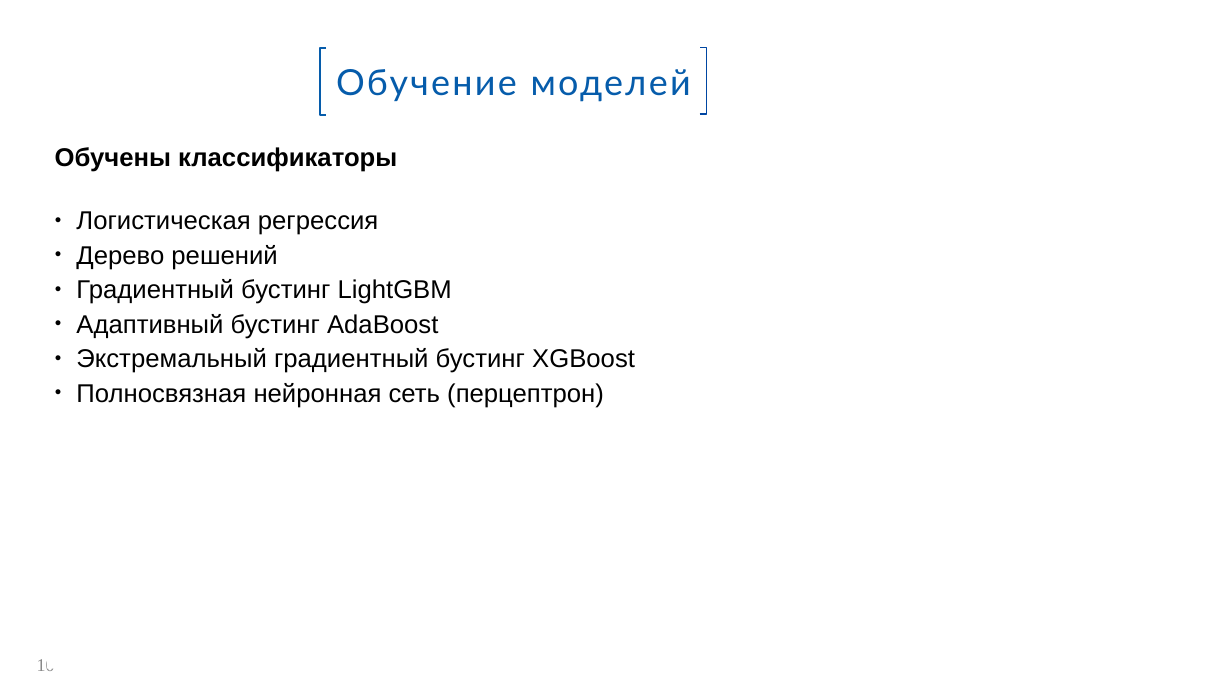
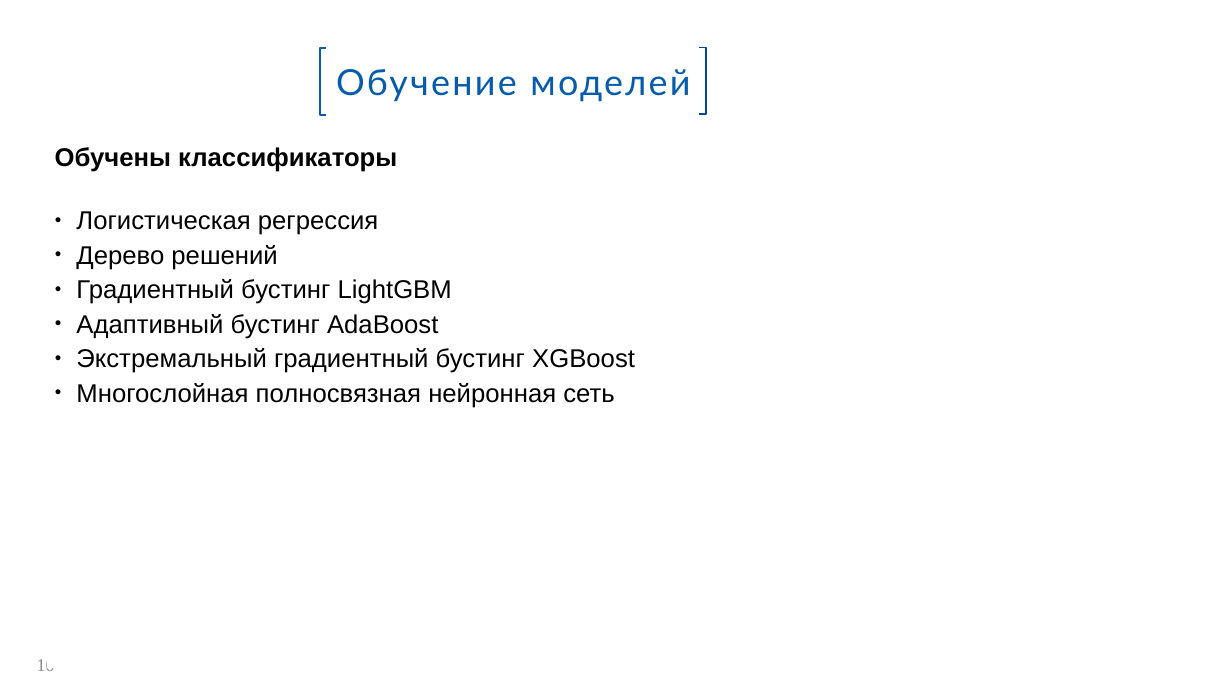
Before and after one commit to Spring-31/HC_default_risk, a slide deck: slide 10 of Прогнозирование_вероятности_дефолта.pptx. Drawn at 1232x693 pixels with LibreOffice and Linux fonts; fonts in the diff are those of the drawing; background and template pictures are left out. Boxes give left, top, right and bottom in pixels: in the first picture for what was removed or moved away, otherwise in the second. Text is boxed around its words. In the diff, an @@ line names an element or a change of style, - is before the commit and + after.

```diff
--- a/Прогнозирование_вероятности_дефолта.pptx
+++ b/Прогнозирование_вероятности_дефолта.pptx
@@ text at (76,383,614,408): text changed @@
-● Полносвязная нейронная сеть (перцептрон)
+● Многослойная полносвязная нейронная сеть
```
Also in this commit, not shown: 11 other slides changed, 2 slides added, 2 slides removed, 4 other files.
